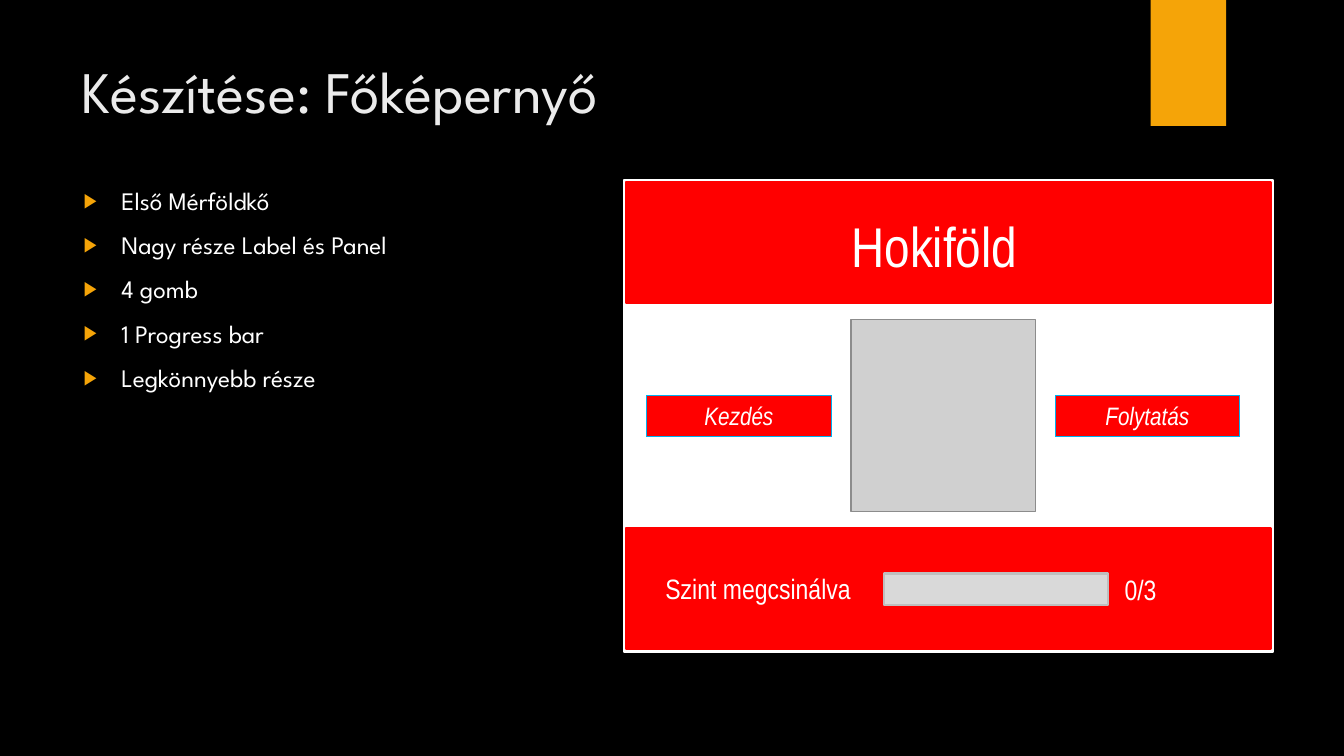
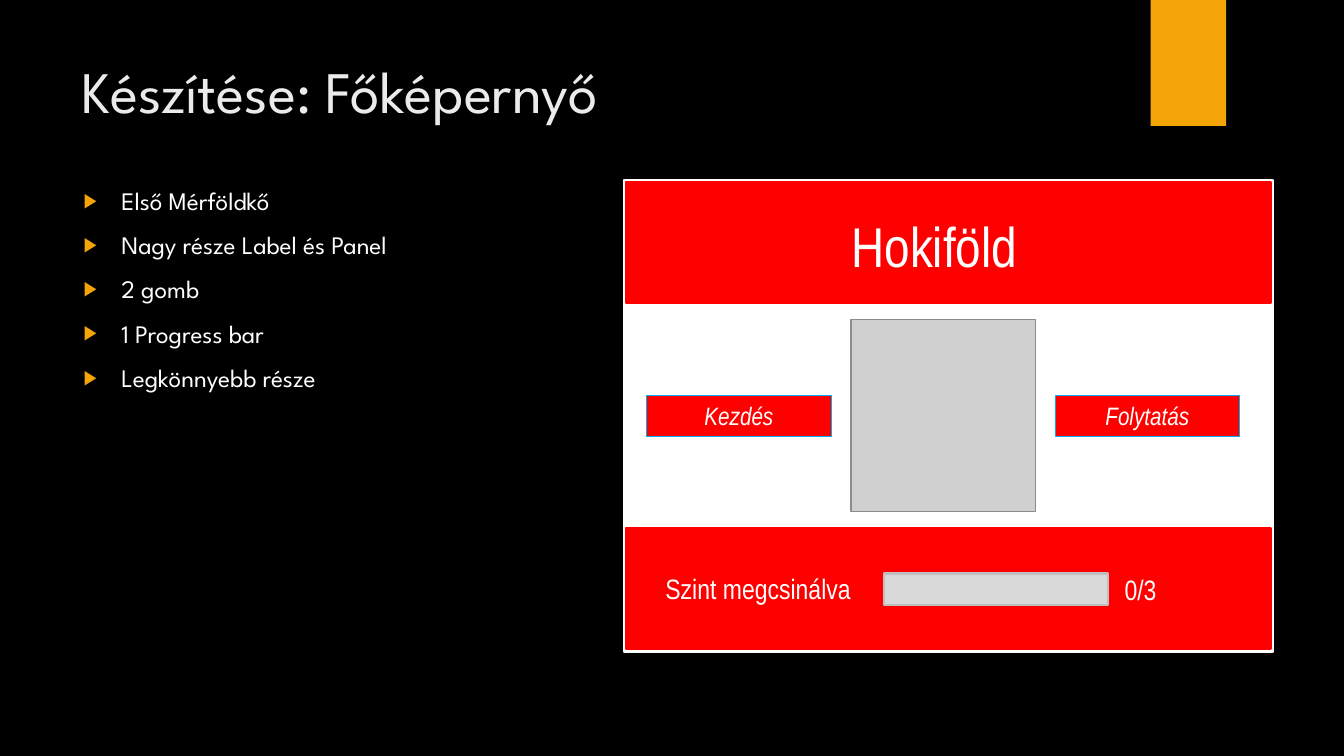
Before and after one commit to kecskeszsoltistvan/OrdogEsPokol, a slide deck: slide 4 of Ne érj a piroshoz.pptx. Drawn at 1344x756 pixels with LibreOffice and Linux fonts; fonts in the diff are those of the drawing; grey boxes stand for pictures; background and template pictures are left out. Boxes give left, top, right and bottom in pixels: in the first picture for what was removed or moved away, otherwise in the second. Text is boxed around its words. In the diff, an @@ line names an element or a change of style, - is before the commit and + after.

```diff
--- a/Ne érj a piroshoz.pptx
+++ b/Ne érj a piroshoz.pptx
@@ text at [121,280,199,304]: text changed @@
-▶ 4 gomb
+▶ 2 gomb
```
Also in this commit, not shown: 2 other slides changed.
